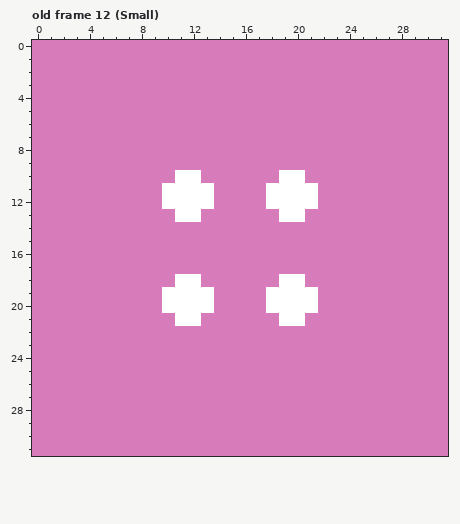
One commit to this pixel-art file: resources/metasprites/common/smoke.aseprite. Above: the version before the commit.
32x32 pixels, 15 frames. Shown: old frame 12 (Small). The commit also changed other frames, which this record leaves out.
The same view after the edit:
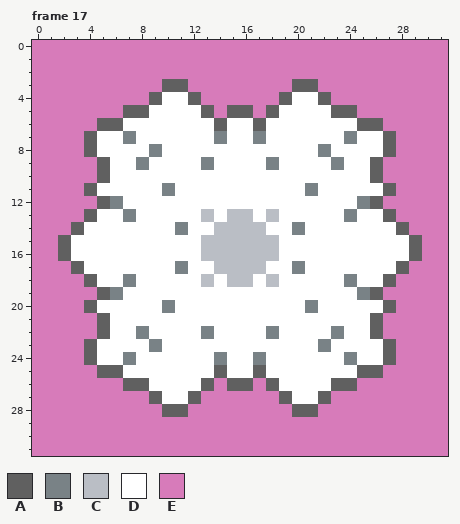
Palette (. is transparent): A #606060  B #798286  C #babec5  D #ffffff  E #d77bba
A new or re-ordered frame is compared with the old frame closest to it.
Commit: Move explosion into smoke MetaSprite/Entity
From old to new:
frames 15 -> 17
Changed rows in their new state; - is an unchanged pixel.
Frame 17 is new; against old frame 12 (Small):
first column x 2:
 3 --------AA--------AA--------
 4 -------ADDA------ADDA-------
 5 -----AADDDDA-AA-ADDDDAA-----
 6 ---AADDDDDDDADDADDDDDDDAA---
 7 --ADDBDDDDDDBDDBDDDDDDBDDA--
 8 --ADDDDBDDDDDDDDDDDDBDDDDA--
 9 ---ADDBDDDDBDDDDBDDDDBDDA---
10 ---ADDDDD--DDDDDD--DDDDDA---
11 --ADDDDDB---DDDD---BDDDDDA--
12 ---ABDDD----DDDD----DDDBA---
13 --ADDBDDD--CDCCDC--DDDBDDA--
14 -ADDDDDDDBDDCCCCDDBDDDDDDDA-
15 ADDDDDDDDDDCCCCCCDDDDDDDDDDA
16 ADDDDDDDDDDCCCCCCDDDDDDDDDDA
17 -ADDDDDDDBDDCCCCDDBDDDDDDDA-
18 --ADDBDDD--CDCCDC--DDDBDDA--
19 ---ABDDD----DDDD----DDDBA---
20 --ADDDDDB---DDDD---BDDDDDA--
21 ---ADDDDD--DDDDDD--DDDDDA---
22 ---ADDBDDDDBDDDDBDDDDBDDA---
23 --ADDDDBDDDDDDDDDDDDBDDDDA--
24 --ADDBDDDDDDBDDBDDDDDDBDDA--
25 ---AADDDDDDDADDADDDDDDDAA---
26 -----AADDDDA-AA-ADDDDAA-----
27 -------ADDA------ADDA-------
28 --------AA--------AA--------
Where, in picture pixels (left, top, right, bottom), the same in both pictures:
changed: (58, 79, 422, 417)
